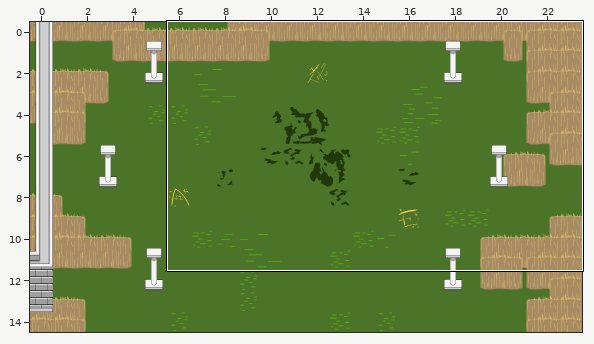
Level history. Tiled map: www/assets/maps/DemoMap 4 - Greenland Walk.tmx. Above: a wide view before the commit, with the close-up outlined.
Close-up. Old version:
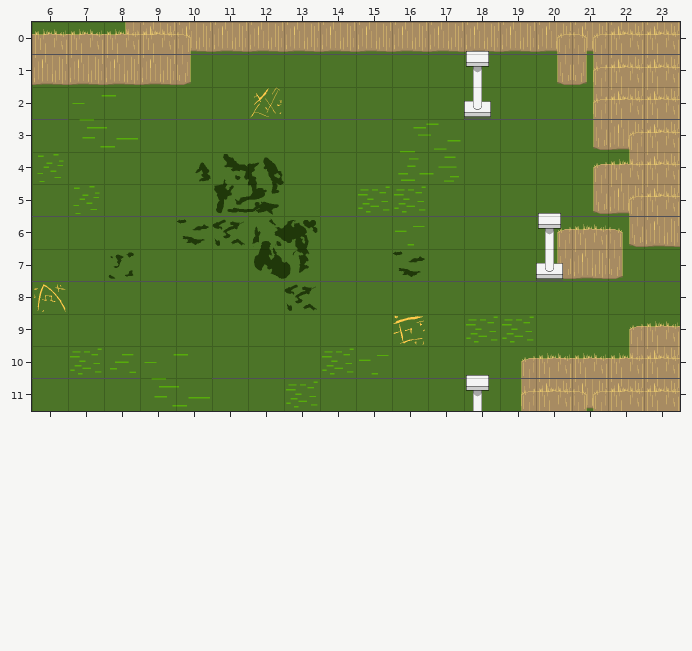
Cells are 80x72 px. Shown: x 6..23, y 0..11. The commit also changed other parts of the map, which this record leaves out.
New version:
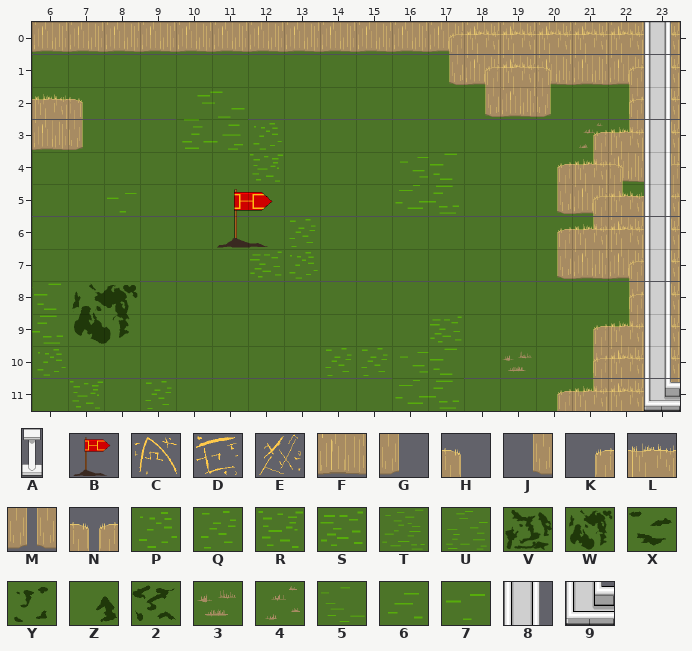
Key: from "DECO": A 2 "pillar", B 13 "FlagPole", C 14 "Rune1", D 15 "Rune2", E 16 "Rune3"; from "EdgeGrass": F 0 "EdgeHighGrassBottom", G 1 "EdgeHighGrassLeftBottom", H 2 "EdgeHighGrassLeftTop", J 3 "EdgeHighGrassRightBottom", K 4 "EdgeHighGrassRightTop", L 5 "EdgeHighGrassTop", M 6 "EdgeHighGrassBothBottom", N 7 "EdgeHighGrassBothTop"; from "Grass": P 0 "Grass1", Q 1 "Grass2", R 2 "Grass3", S 3 "Grass4", T 6 "BigGrass1", U 7 "BigGrass2", V 9 "BigMoss1", W 10 "BigMoss2", X 12 "GrassMoss1", Y 13 "GrassMoss2", Z 14 "GrassMoss3", 2 15 "GrassMoss4", 3 16 "Tuft1", 4 17 "Tuft2", 5 20 "BigGrass3", 6 21 "Grass5", 7 22 "Grass6"; from "castletileset": 8 12, 9 16.
_ is an empty cell, . an unchanged one.
Tiles of an added or newly shown layer are drawn over the layers below it.
Difference:
--- layer "ROUND 1" (now shown)
@@ x 6..23 @@
- 0 _____......_____._
- 1 ..........._______
- 2 ............___.__
- 3 __.._._........___
- 4 ......_........___
- 5 .._......._...____
- 6 ......._.......___
- 7 ......__......_.__
- 8 ................__
- 9 ._........._....__
-10 _.......__..._.___
-11 ._._......_...._._
+ 0 FFFFF......FFFFF.F
+ 1 ...........JFFFFFF
+ 2 ............JFG.JF
+ 3 FG..U.P........4JF
+ 4 ......R........JFF
+ 5 ..7.......T...JFGJ
+ 6 .......Q.......JFF
+ 7 ......SP......J.FF
+ 8 ................JF
+ 9 .W.........S....JF
+10 P.......QQ...3.JFF
+11 .R.Q......T....J.F
--- layer "TILE 1 Topgrass" (now shown)
@@ x 6..23 @@
- 0 ..........._____._
- 1 ............___.__
- 2 __..............__
- 3 ...............___
- 4 ..............____
- 5 ...............___
- 6 ....._.........___
- 7 ................__
- 8 ................__
- 9 ...............___
-10 ...............___
-11 ..............__._
+ 0 ...........KLLLL.L
+ 1 ............KLH.KL
+ 2 LH..............KL
+ 3 ...............KLL
+ 4 ..............KLHK
+ 5 ...............KLL
+ 6 .....B.........LLL
+ 7 ................KL
+ 8 ................KL
+ 9 ...............KLL
+10 ...............KLL
+11 ..............KL.L
--- layer "Tile 1 Floor" (now shown)
@@ x 23..23 @@
- 0 _
- 1 _
- 2 _
- 3 _
- 4 _
- 5 _
- 6 _
- 7 _
- 8 _
- 9 _
-10 _
-11 _
+ 0 8
+ 1 8
+ 2 8
+ 3 8
+ 4 8
+ 5 8
+ 6 8
+ 7 8
+ 8 8
+ 9 8
+10 8
+11 9
--- layer "Tile 4" (now hidden)
@@ x 6..23 @@
- 0 ..JFF......FFFFF.F
- 1 FFFFG.........JMFF
- 2 ...............JFF
- 3 .5.............JFF
- 4 Q...Z.....U.....JF
- 5 .Q...V...SS....JFF
- 6 ....X2....7.....JF
- 7 ..Y...W...X...J.G.
- 8 .......2..........
- 9 ............SS....
-10 .S6.....S7......JF
-11 ...5...S.....JFF.F
+ 0 ..___......_____._
+ 1 _____.........____
+ 2 ...............___
+ 3 ._.............___
+ 4 _..._....._.....__
+ 5 ._..._...__....___
+ 6 ....__...._.....__
+ 7 .._..._..._..._._.
+ 8 ......._..........
+ 9 ............__....
+10 .__.....__......__
+11 ..._..._.....___._
--- layer "Tile 4 topgrass" (now hidden)
@@ x 6..23 @@
- 0 LLLLH.........KN.L
- 1 ...............KLL
- 2 ...............KLL
- 3 ................KL
- 4 ...............KLL
- 5 ................KL
- 6 ...............LH.
+ 0 _____.........__._
+ 1 ...............___
+ 2 ...............___
+ 3 ................__
+ 4 ...............___
+ 5 ................__
+ 6 ...............__.
@@ x 19..23 @@
- 9 ...KL
-10 KLLLL
-11 KLN.L
+ 9 ...__
+10 _____
+11 ___._
--- layer "Tile 4 TOP" (now hidden)
@@ x 12..18 @@
- 2 E.....A
+ 2 _....._
@@ x 6..20 @@
- 7 ..............A
- 8 C..............
- 9 ..........D....
+ 7 .............._
+ 8 _..............
+ 9 .........._....
Changed places in both close-ups, as pixel boxes (x1, y1, x2, y2):
changed: (32, 22, 680, 411)
